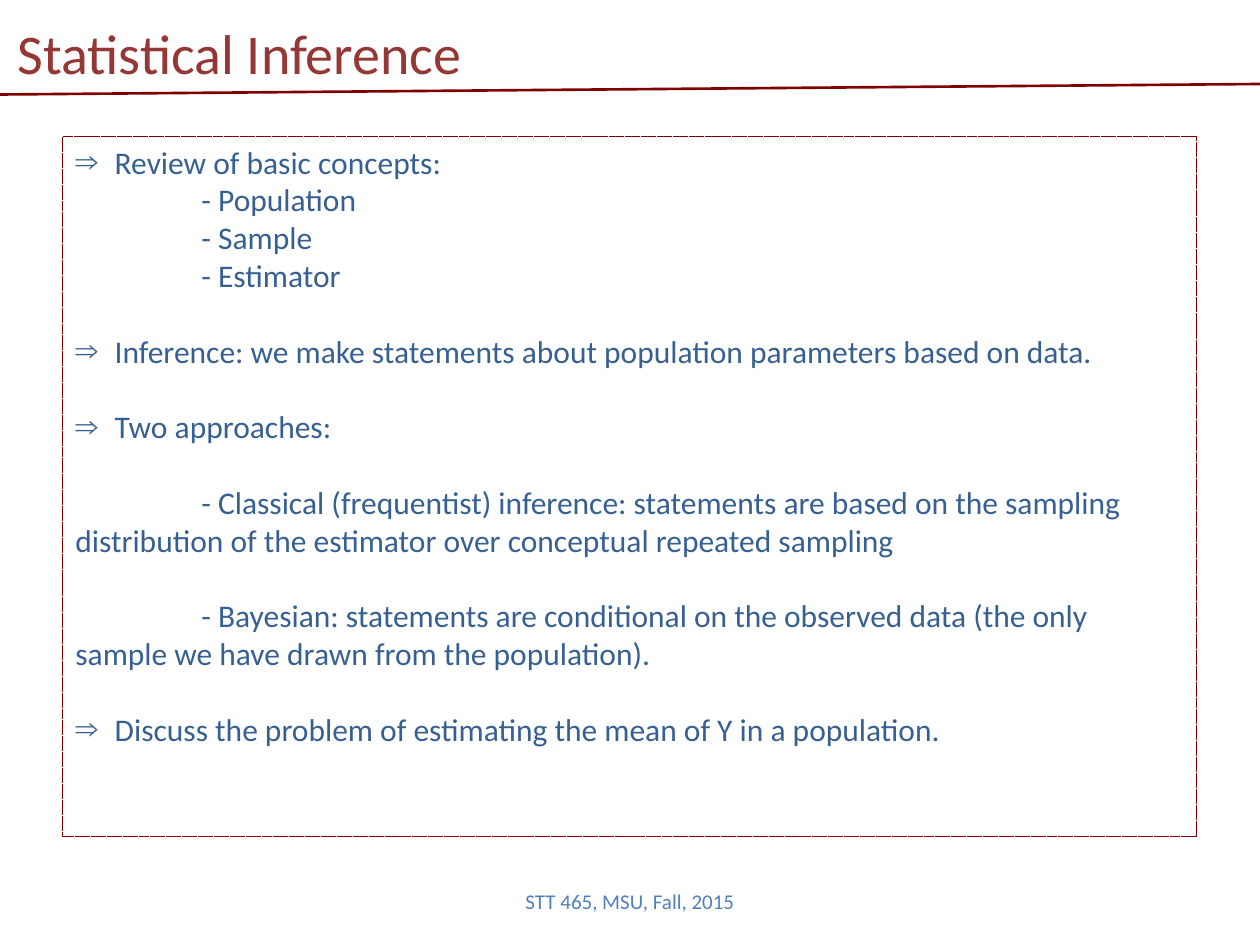
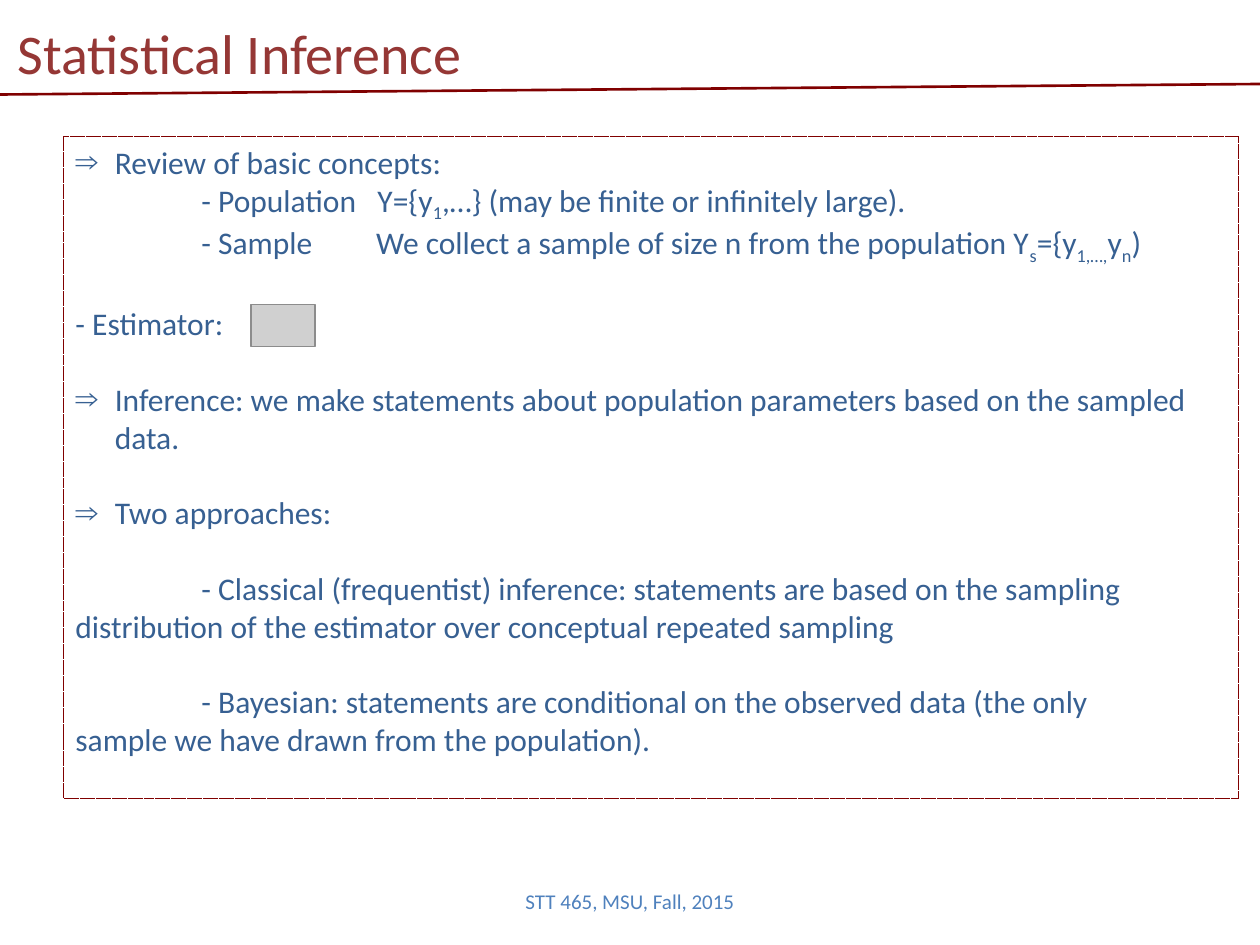
Before and after one commit to Boukos/STT465, a slide deck: slide 3 of STT465_1.pptx. Drawn at 1260x945 pixels with LibreOffice and Linux fonts; fonts in the diff are those of the drawing; grey boxes stand for pictures. Boxes give left, top, right and bottom in pixels: in the first picture for what was removed or moved away, otherwise in the second. Text is boxed around its words. In the diff, an @@ line names an element or a change of style, - is before the commit and + after.

```diff
--- a/STT465_1.pptx
+++ b/STT465_1.pptx
@@ rectangle "Review of basic concepts:": place and size @@
-rectangle "Review of basic concepts:" at (63,136,1197,835)
+rectangle "Review of basic concepts:" at (63,136,1239,798)
@@ text in rectangle at (92,189,1185,450): text changed @@
-- Population
-- Sample
-- Estimator
-⇒ Inference: we make statements about population parameters based on data.
+- Population Y={y1,…} (may be finite or infinitely large).
+- Sample We collect a sample of size n from the population Ys={y1,…,yn)
+- Estimator:
+⇒ Inference: we make statements about population parameters based on the sampled data.
@@ picture added at (251,305,315,346) @@
@@ text in rectangle at (115,719,940,747): paragraph removed @@
-⇒ Discuss the problem of estimating the mean of Y in a population.
```
Also in this commit, not shown: 2 other slides changed, 5 slides added, 2 other files.
